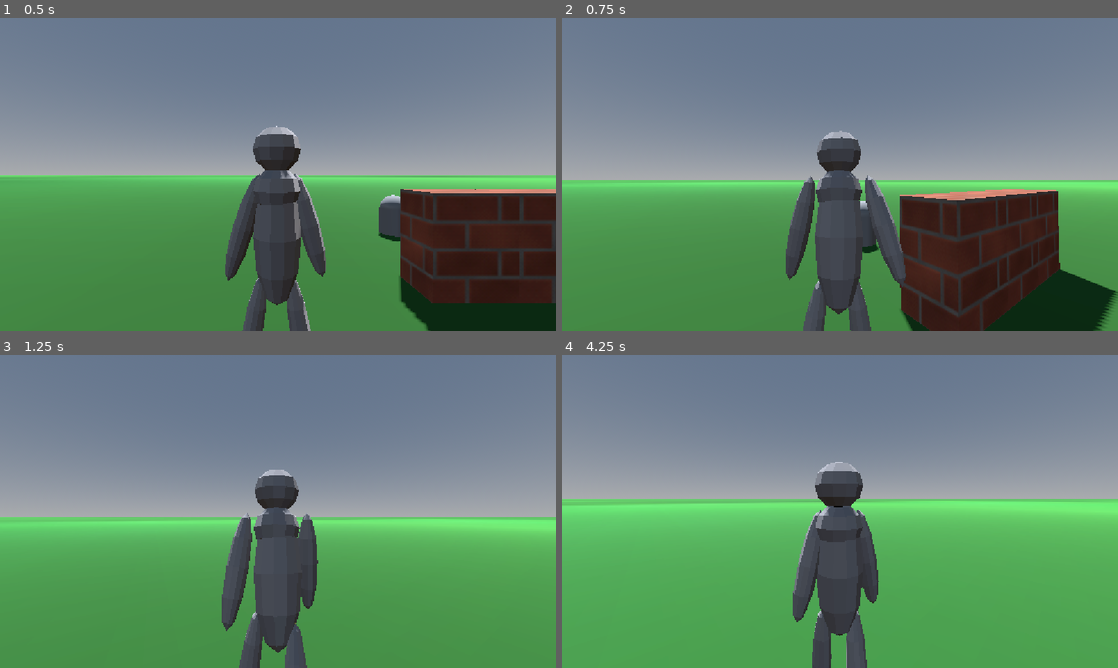
Above: before the commit, frames 1-4 (two rows, left to right).
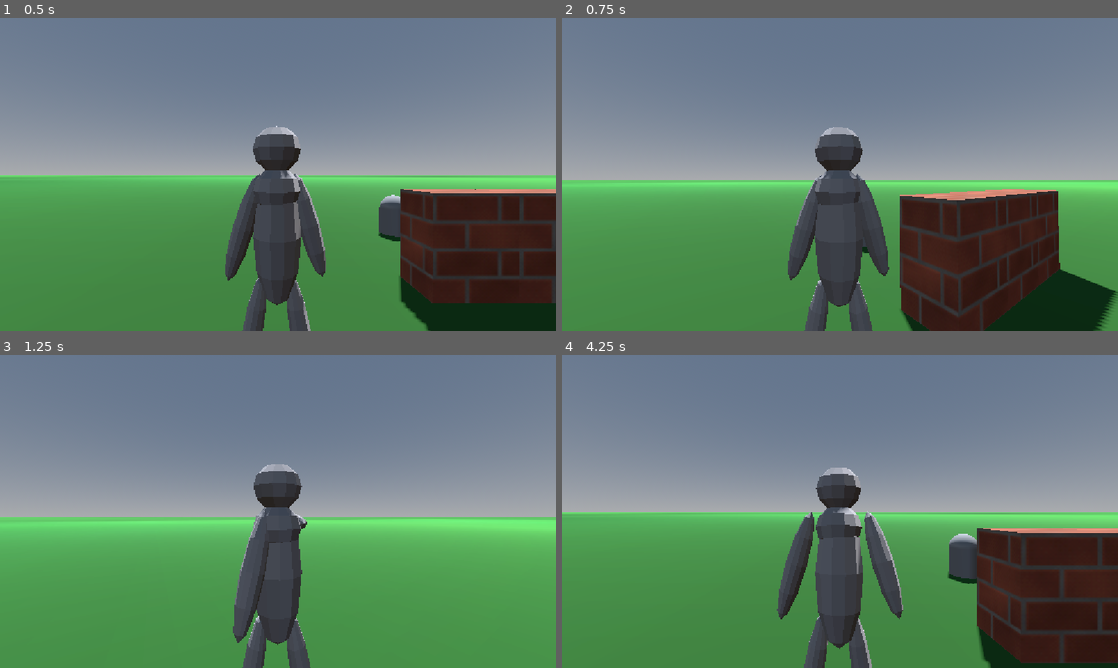
Above: after the commit, the same moments.

Repository: AttilaB-7299/3d-game
Game: Godot game, scene res://Scenes/world.tscn
Two runs of this game, one before a commit and one after it. Both use one fixed random seed, a clock stepped at 60 frames per second and the inputs below.
Inputs (mouse positions are in pixels of both pictures, inside the frame that each line leads up to):
- Up to frame 1 (0.5 s): no input
- Up to frame 2 (0.75 s): tap Enter at 0.5 s; move the mouse to (867, 174) at 0.52 s; hold W (move forward) from 0.53 s (still down); hold Shift (sprint) from 0.53 s (still down); click (867, 174) at 0.67 s
- Up to frame 3 (1.25 s): keep holding W (move forward); keep holding Shift (sprint); tap Space (jump) at 0.77 s
- Up to frame 4 (4.25 s): keep holding W (move forward); move the mouse to (812, 511) at 1.27 s; release Shift (sprint) at 1.28 s; click (812, 511) at 1.35 s; tap Space (jump) at 1.52, 3.02, 3.77 s; tap Shift (sprint) at 1.55, 3.05 s; move the mouse to (851, 505) at 2.02 s; hold Shift (sprint) 2.03-2.78 s; move the mouse to (834, 517) at 2.77 s; tap F at 2.85 s; click (834, 517) at 2.92 s; move the mouse to (878, 514) at 3.52 s; hold Shift (sprint) from 3.53 s (still down); tap P at 3.6 s; tap R (reload, bound only after the commit) at 4.15 s

Frame 1 is identical in both runs. In frame 2, 2.5% of the frame differs, in the area x 40-62%, y 34-100%; in frame 3, 3.6%; in frame 4, 46%, in the area x 0-100%, y 34-100%.

Commit message:
added reload button(R), made hitting override sprint

Diff:
--- a/Models/Player/player.gd
+++ b/Models/Player/player.gd
@@ -41,21 +41,10 @@
 	handleAttack()
 	handleMovement()
 	handleJump()
+	if Input.is_action_just_pressed("reload"):
+		get_tree().reload_current_scene()
 	if Input.is_action_just_pressed("quit"):
 		get_tree().quit()
-	# Get the input direction and handle the movement/deceleration.
-	#var input_dir := Input.get_vector("move left", "move right", "move forward", "move back")
-	#var direction := (transform.basis * Vector3(input_dir.x, 0, input_dir.y)).normalized()
-	#if direction:
-		#moving = true
-		#if (!hitting && !running):
-			#blockbench_export._playAnim("walk")
-		#velocity.x = direction.x * SPEED * sprintSpeed
-		#velocity.z = direction.z * SPEED * sprintSpeed
-	#else:
-		#moving = false
-		#velocity.x = move_toward(velocity.x, 0, SPEED)
-		#velocity.z = move_toward(velocity.z, 0, SPEED)
 
 	move_and_slide()
 
@@ -108,7 +97,7 @@
 		moving = true
 		if (!hitting && !running):
 			blockbench_export._playAnim("walk")
-		elif (running):
+		elif (running && !hitting):
 			blockbench_export._playAnim("run")
 		velocity.x = direction.x * SPEED * sprintSpeed
 		velocity.z = direction.z * SPEED * sprintSpeed
--- a/project.godot
+++ b/project.godot
@@ -127,6 +127,11 @@
 "events": [Object(InputEventKey,"resource_local_to_scene":false,"resource_name":"","device":-1,"window_id":0,"alt_press …(191 unchanged characters)…
 ]
 }
+reload={
+"deadzone": 0.2,
+"events": [Object(InputEventKey,"resource_local_to_scene":false,"resource_name":"","device":-1,"window_id":0,"alt_pressed":false,"shift_pressed":false,"ctrl_pressed":false,"meta_pressed":false,"pressed":false,"keycode":0,"physical_keycode":82,"key_label":0,"unicode":114,"location":0,"echo":false,"script":null)
+]
+}
 
 [physics]
 
